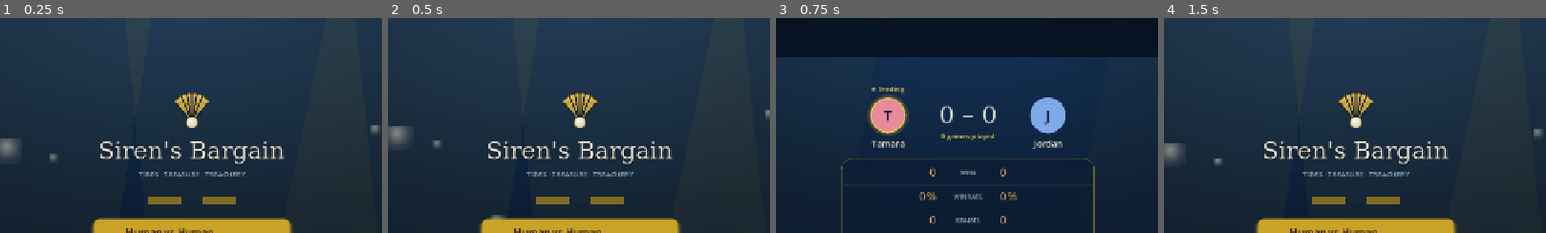
Above: before the commit, frames 1-4 (left to right).
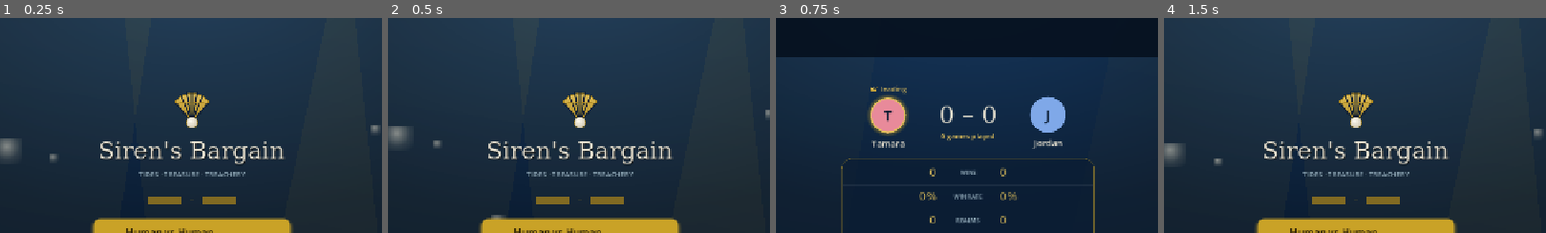
Above: after the commit, the same moments.

Repository: jordansaker/sirens-bargain
Game: Godot game, scene res://scenes/MainMenu.tscn
Same seed, same stepped clock (60 frames per second), same inputs: the game is played once before the commit and once after it.
Inputs (mouse positions are % of the whole screen's width and height, from its top left):
- Up to frame 1 (0.25 s): no input
- Up to frame 2 (0.5 s): no input
- Up to frame 3 (0.75 s): click (50, 82) at 0.5 s
- Up to frame 4 (1.5 s): click "‹" at 1.25 s
The pictures show only the part of the screen within x 25-75%, y 0-50%; the shares and areas given below are measured in that part.

Frames 1-2 are identical in both runs. In frame 3, 0.4% of the frame differs, in the area x 24-76%, y 32-61%; in frame 4, nothing differs.

Commit message:
Leaderboard leader tag: real crown SVG instead of Unicode glyph
The ♛ / ★ glyph substitutes rendered inconsistently in Godot's
bundled Noto Sans. Ship an actual assets/icons/crown.svg (gold
tri-peak crown with pearl gem) and render it via TextureRect
alongside a "leading" label — icon renders identically on every
platform now.

Co-Authored-By: Claude Opus 4.7 (1M context) <noreply@anthropic.com>

Diff:
--- /dev/null
+++ b/assets/icons/crown.svg
@@ -0,0 +1,9 @@
+<svg viewBox="0 0 24 24" xmlns="http://www.w3.org/2000/svg" width="24" height="24">
+<g fill="#E4C25A" stroke="#A5811C" stroke-width="0.6" stroke-linejoin="round">
+<path d="M3 8 L6 15 L9 10 L12 16 L15 10 L18 15 L21 8 L20 18 L4 18 Z"/>
+<rect x="4" y="18" width="16" height="2" rx="0.5"/>
+<circle cx="3" cy="7.5" r="1.2" fill="#E4C25A"/>
+<circle cx="12" cy="8" r="1.3" fill="#FBF7EC"/>
+<circle cx="21" cy="7.5" r="1.2" fill="#E4C25A"/>
+</g>
+</svg>
--- a/scripts/ui/LeaderboardScreen.gd
+++ b/scripts/ui/LeaderboardScreen.gd
@@ -307,16 +307,28 @@
 	col.add_theme_constant_override("separation", 6)
 	col.size_flags_horizontal = Control.SIZE_EXPAND_FILL
 
-	# "Leading" tag — small star + label. Godot's default font (Noto Sans)
-	# includes ★ (U+2605) but not the earlier queen glyph (♛), which drew
-	# as tofu.
-	var crown := Label.new()
-	crown.text = "★ leading" if is_leader else ""
-	crown.horizontal_alignment = HORIZONTAL_ALIGNMENT_CENTER
-	crown.add_theme_font_size_override("font_size", 12)
-	crown.add_theme_color_override("font_color", LB_GOLD_LT)
-	crown.custom_minimum_size = Vector2(0, 16)
-	col.add_child(crown)
+	# "Leading" tag — imported SVG crown + label. Using a real SVG asset so
+	# the icon renders on every platform (the mockup's ♛ glyph isn't in
+	# Godot's bundled Noto Sans and drew as tofu).
+	var crown_row := HBoxContainer.new()
+	crown_row.alignment = BoxContainer.ALIGNMENT_CENTER
+	crown_row.add_theme_constant_override("separation", 5)
+	crown_row.custom_minimum_size = Vector2(0, 16)
+	col.add_child(crown_row)
+	if is_leader:
+		var icon := TextureRect.new()
+		icon.custom_minimum_size = Vector2(14, 14)
+		icon.expand_mode = TextureRect.EXPAND_IGNORE_SIZE
+		icon.stretch_mode = TextureRect.STRETCH_KEEP_ASPECT_CENTERED
+		icon.size_flags_vertical = Control.SIZE_SHRINK_CENTER
+		icon.mouse_filter = Control.MOUSE_FILTER_IGNORE
+		icon.texture = load("res://assets/icons/crown.svg")
+		crown_row.add_child(icon)
+		var lead_lbl := Label.new()
+		lead_lbl.text = "leading"
+		lead_lbl.add_theme_font_size_override("font_size", 12)
+		lead_lbl.add_theme_color_override("font_color", LB_GOLD_LT)
+		crown_row.add_child(lead_lbl)
 
 	var avatar := Label.new()
 	avatar.text = String(player["name"]).substr(0, 1).to_upper()
Not shown, added: assets/icons/crown.svg.import
